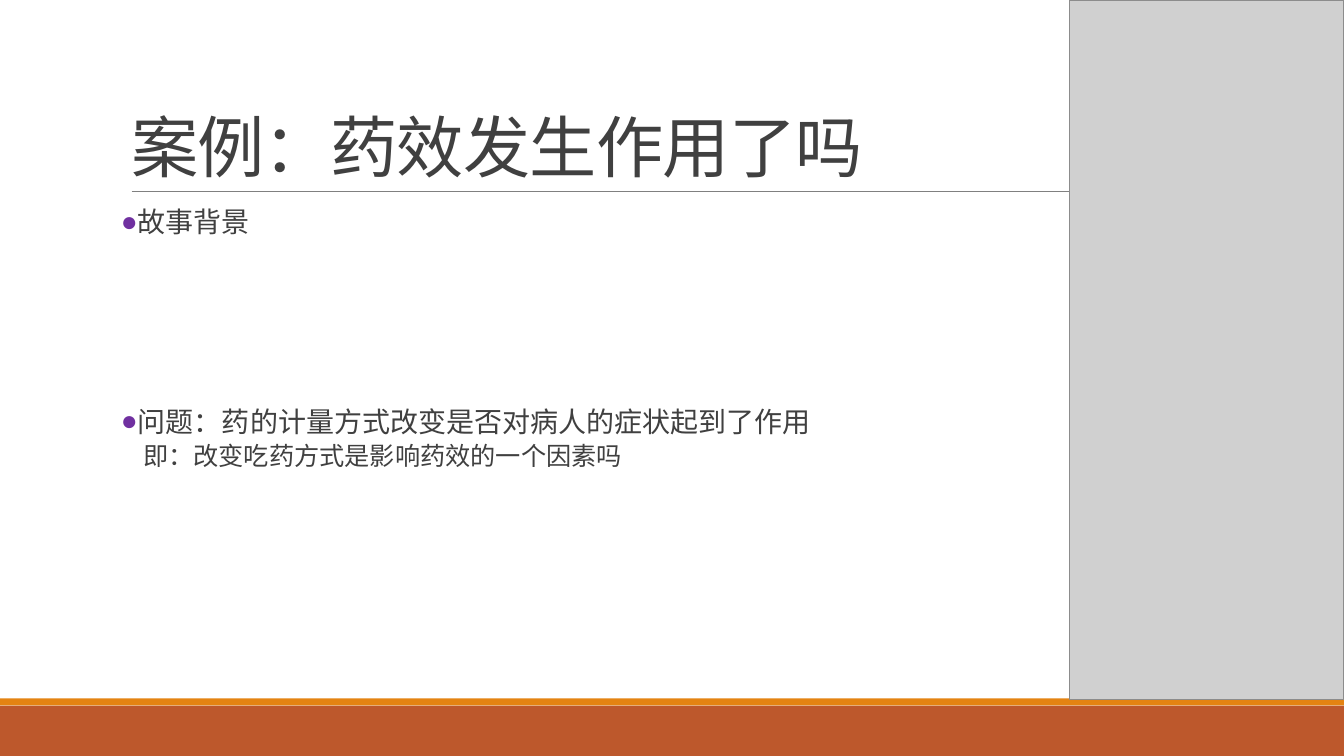
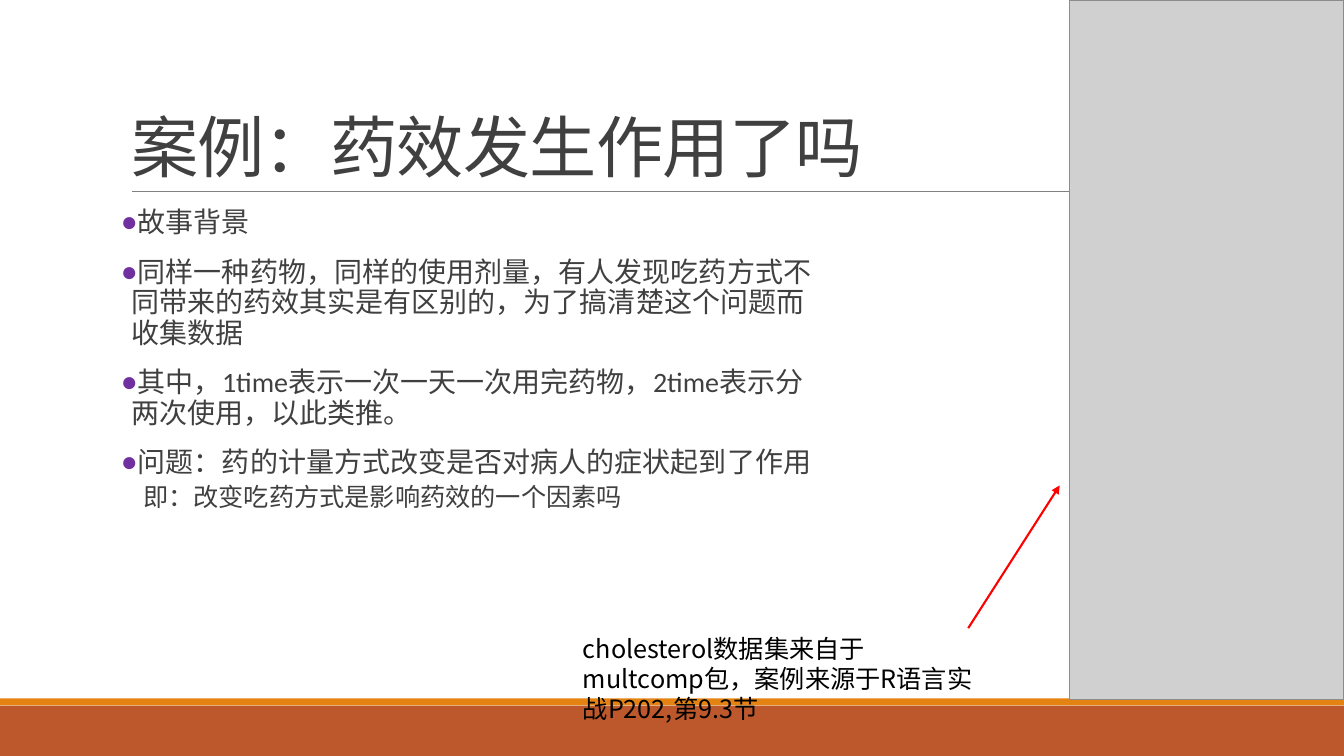
Before and after one commit to exoplanetX/DataAnalytics, a slide deck: slide 20 of 数据分析-4-非参数分析.pptx (slide 14 before the commit). Drawn at 1344x756 pixels with LibreOffice and Linux fonts; fonts in the diff are those of the drawing; grey boxes stand for pictures. Boxes give left, top, right and bottom in pixels: in the first picture for what was removed or moved away, otherwise in the second. Text is boxed around its words. In the diff, an @@ line names an element or a change of style, - is before the commit and + after.

```diff
--- a/数据分析-4-非参数分析.pptx
+++ b/数据分析-4-非参数分析.pptx
@@ text at (131, 258, 811, 426): paragraphs added @@
+● 同样一种药物，同样的使用剂量，有人发现吃药方式不同带来的药效其实是有区别的，为了搞清楚这个问题而收集数据
+● 其中，1time表示一次一天一次用完药物，2time表示分两次使用，以此类推。
@@ arrow added from (969, 628) to (1060, 486), #FF0000 1.5 pt @@
@@ text added at (583, 666, 972, 723), 18 pt, text #000000 @@
+cholesterol数据集来自于multcomp包，案例来源于R语言实战P202,第9.3节
```
Also in this commit, not shown: 6 other slides changed, 8 slides added, 3 slides removed.
